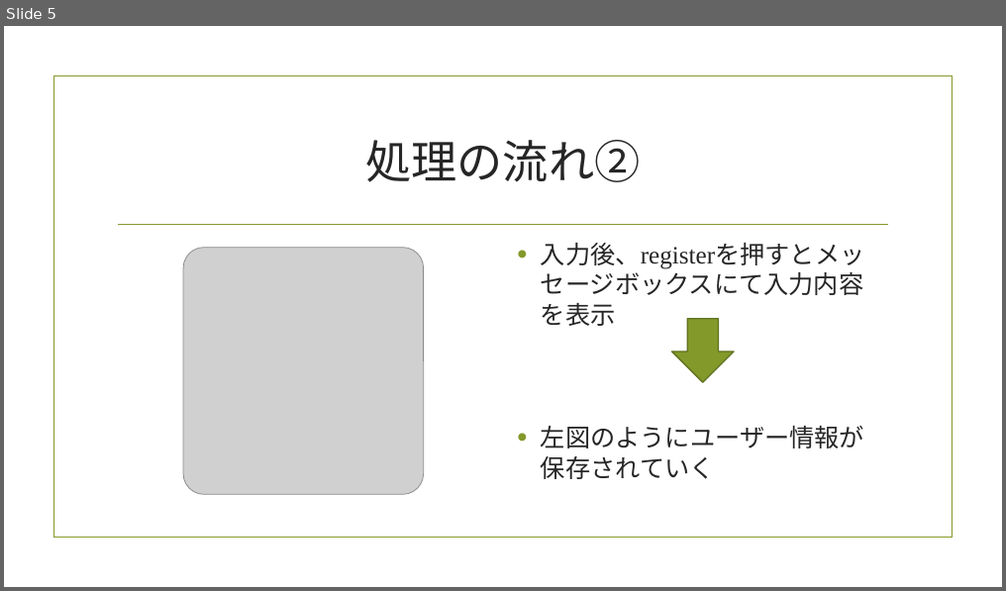
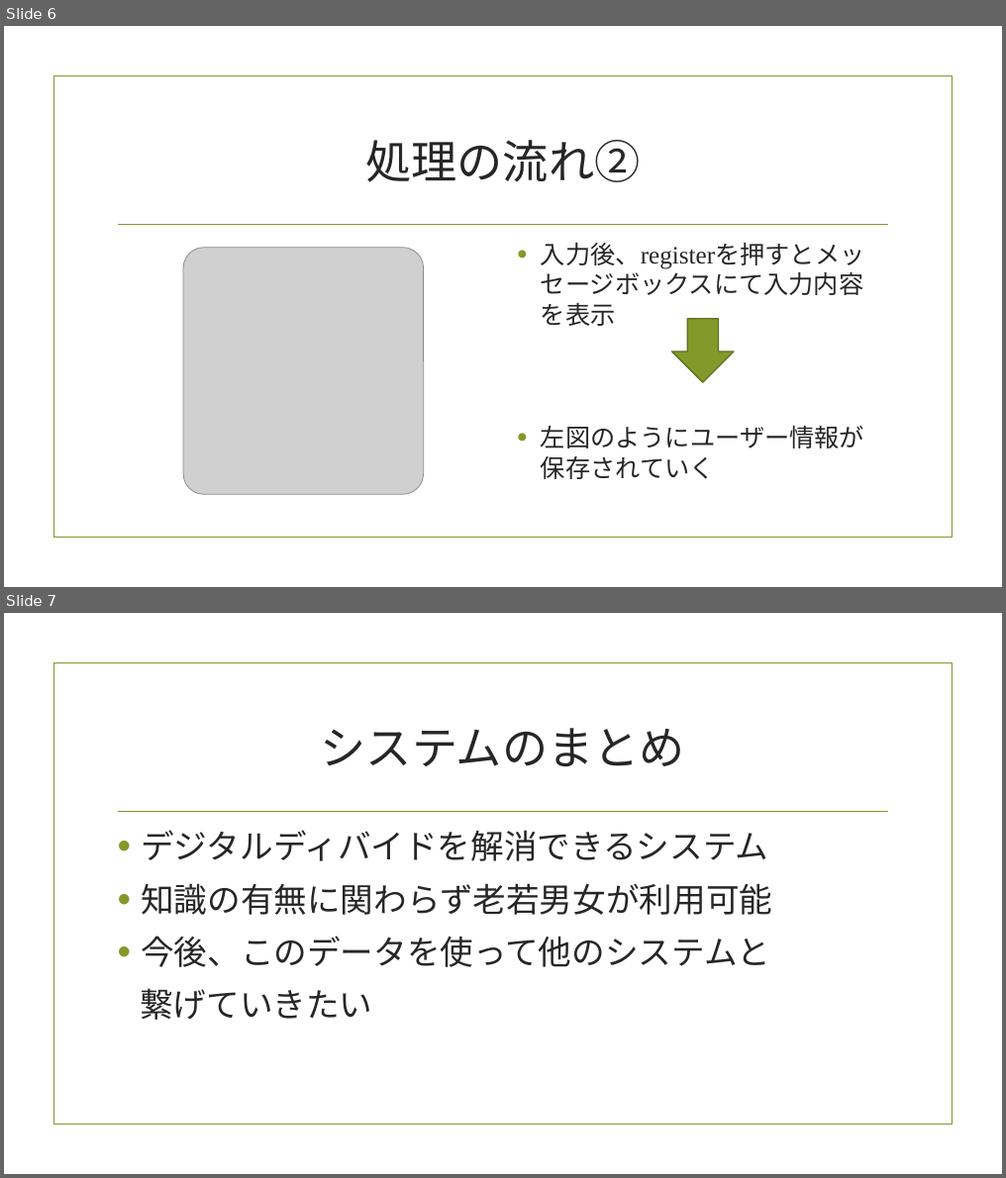
Before and after one commit to sakamoto222/summer, a slide deck: 個人製作.pptx. Shown one above the other, each under a label of ours: slide 5 before the commit, slides 6 and 7 after it. The pictures are 1006x591 and 1006x1178 pixels, drawn with LibreOffice and Linux fonts; fonts in the diff are those of the drawing; grey boxes stand for pictures; background and template pictures are left out. Boxes give left, top, right and bottom in pixels: in the first picture for what was removed or moved away, otherwise in the second. Text is boxed around its words. In the diff, an @@ line names an element or a change of style, - is before the commit and + after.

```diff
--- a/個人製作.pptx
+++ b/個人製作.pptx
@@ slide 7 added at (x1=4, y1=613, x2=1002, y2=1174), background picture (left out); not listed: 2 template elements that a slide beside it also shows @@
@@ title added at (x1=321, y1=728, x2=685, y2=766), 44 pt, text #262626 @@
+システムのまとめ
@@ text added at (x1=140, y1=830, x2=772, y2=1020), 32 pt, text #262626 @@
+• デジタルディバイドを解消できるシステム
+• 知識の有無に関わらず老若男女が利用可能
+• 今後、このデータを使って他のシステムと
+繋げていきたい
@@ what was slide 5 is now slide 6 @@
```
Also in this commit, not shown: 2 slides changed, 13 other slides added.
